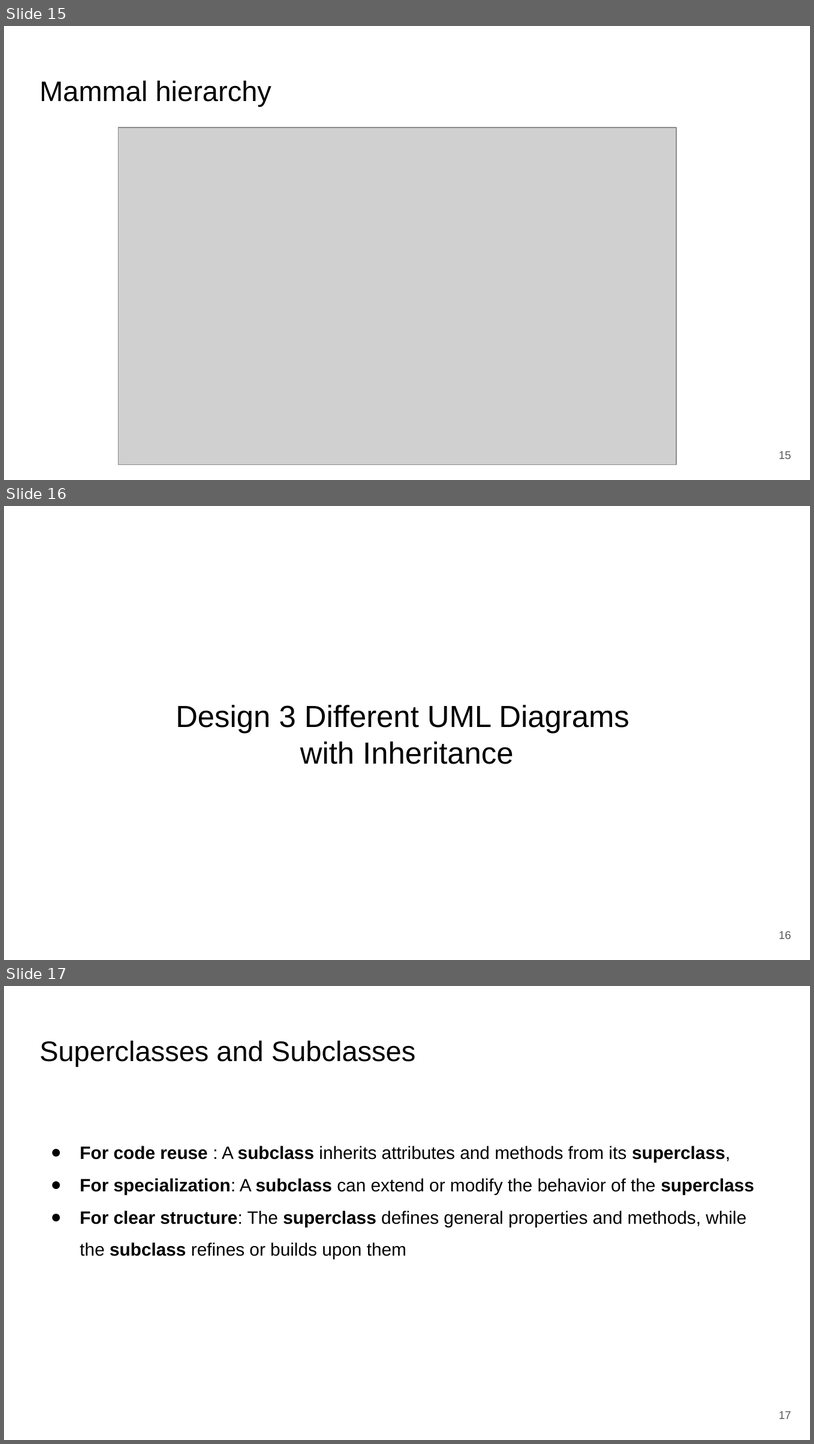
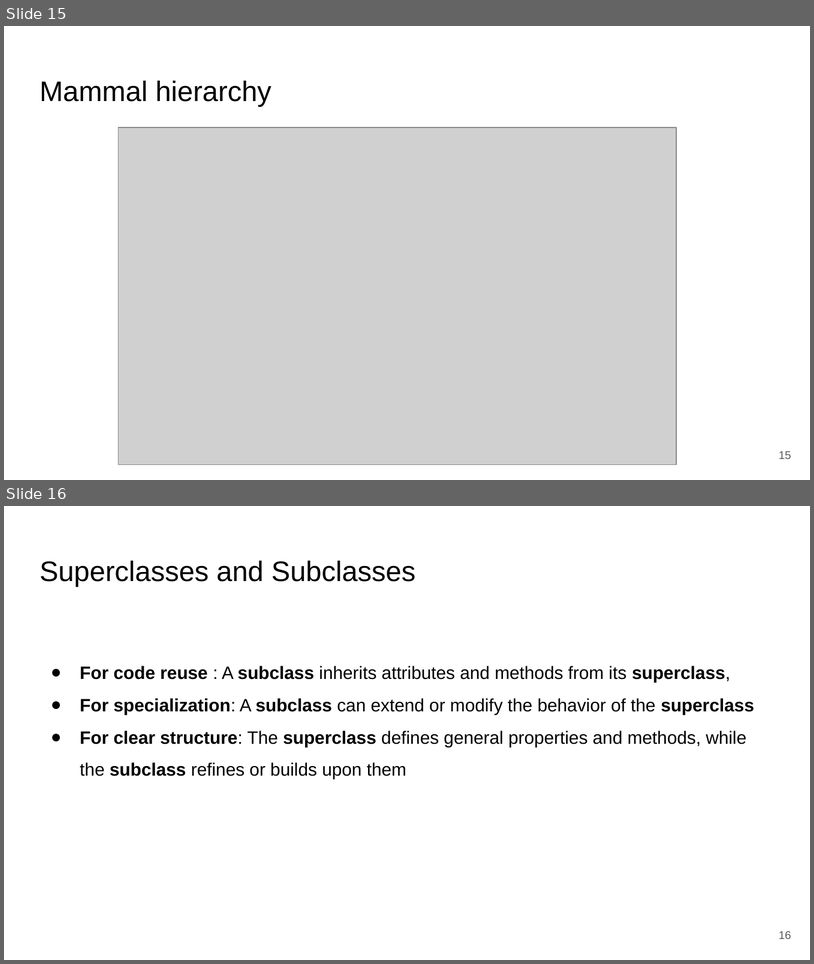
Before and after one commit to saeedsiddik/OOP_2025, a slide deck: Object Oriented Thoughts.pptx. Shown one above the other, each under a label of ours: slides 15, 16 and 17 before the commit, slides 15 and 16 after it. The pictures are 814x1444 and 814x964 pixels, drawn with LibreOffice and Linux fonts; fonts in the diff are those of the drawing; grey boxes stand for pictures. Boxes give left, top, right and bottom in pixels: in the first picture for what was removed or moved away, otherwise in the second. Text is boxed around its words. In the diff, an @@ line names an element or a change of style, - is before the commit and + after.

```diff
--- a/Object Oriented Thoughts.pptx
+++ b/Object Oriented Thoughts.pptx
@@ slide 16 removed at [4,506,810,960], background #FFFFFF @@
@@ title removed at [176,705,629,764] @@
-Design 3 Different UML Diagrams
-with Inheritance
@@ page number removed at [779,931,792,939] @@
-16
@@ what was slide 17 is now slide 16 @@
@@ page number at [779,931,792,939]: text changed @@
-17
+16
```
Also in this commit, not shown: 4 slides changed, 30 slides added, 2 other slides removed.
